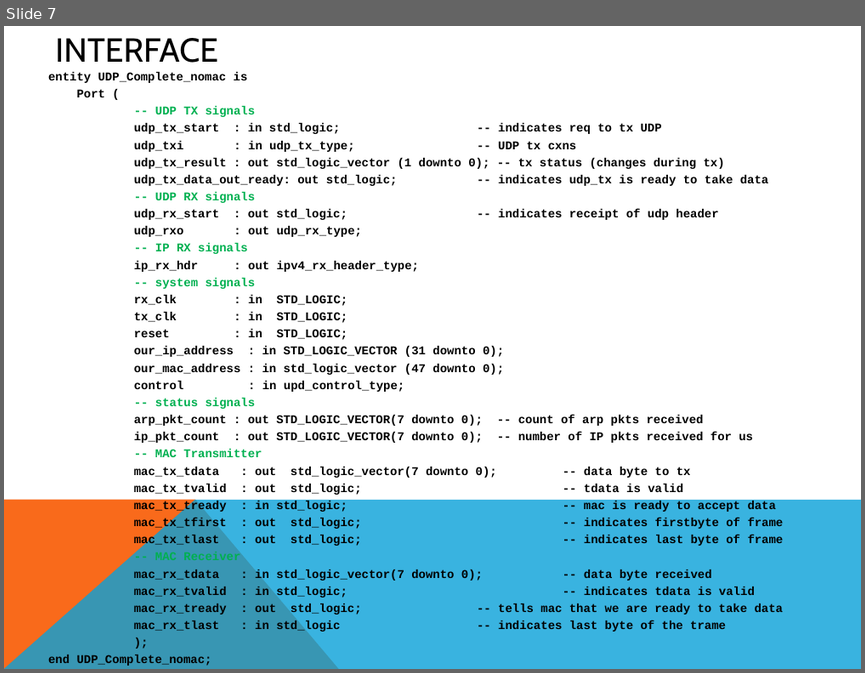
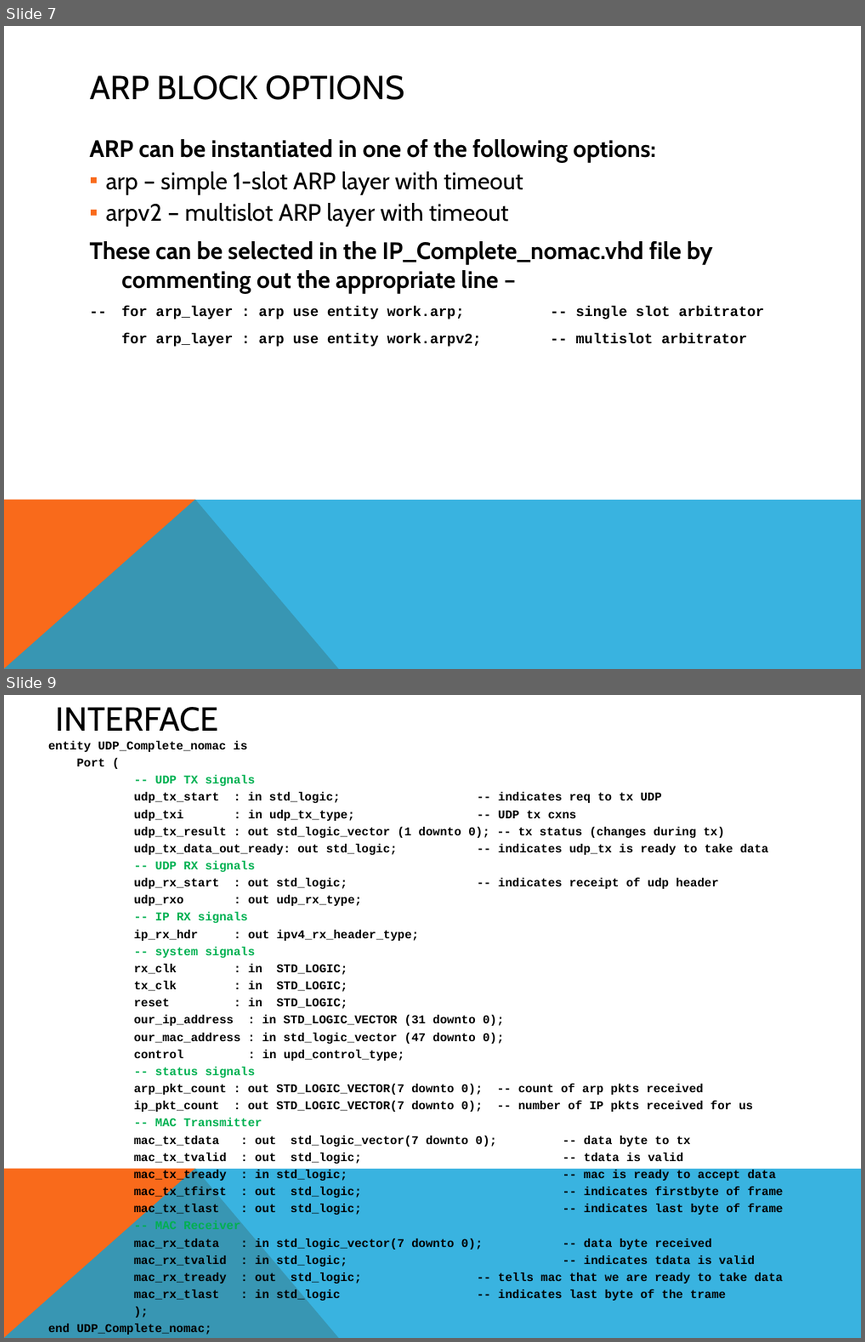
Before and after one commit to freecores/udp_ip_stack, a slide deck: doc/src/UDP_IP_Stack.pptx. Shown one above the other, each under a label of ours: slide 7 before the commit, slides 7 and 9 after it; the slides between them are not shown. The pictures are 865x673 and 865x1342 pixels, drawn with LibreOffice and Linux fonts; fonts in the diff are those of the drawing. Boxes give left, top, right and bottom in pixels: in the first picture for what was removed or moved away, otherwise in the second. Text is boxed around its words. In the diff, an @@ line names an element or a change of style, - is before the commit and + after.

Commit message:
Committed changes, adding ARPV2 with multislot ARP cache

```diff
--- a/doc/src/UDP_IP_Stack.pptx
+++ b/doc/src/UDP_IP_Stack.pptx
@@ slide 7 added at (4,26,861,669), background #FFFFFF; not listed: 2 template elements that a slide beside it also shows @@
@@ title added at (90,75,404,100), 28 pt, text #000000 @@
+ARP BLOCK OPTIONS
@@ text added at (90,139,765,346), 20 pt, text #000000, bold @@
+ARP can be instantiated in one of the following options:
+  ▪ arp – simple 1-slot ARP layer with timeout
+  ▪ arpv2 – multislot ARP layer with timeout
+These can be selected in the IP_Complete_nomac.vhd file by commenting out the appropriate line –
+-- for arp_layer : arp use entity work.arp; -- single slot arbitrator
+for arp_layer : arp use entity work.arpv2; -- multislot arbitrator
@@ what was slide 7 is now slide 9 @@
```
Also in this commit, not shown: 7 slides changed, 2 other slides added, 21 other files.
